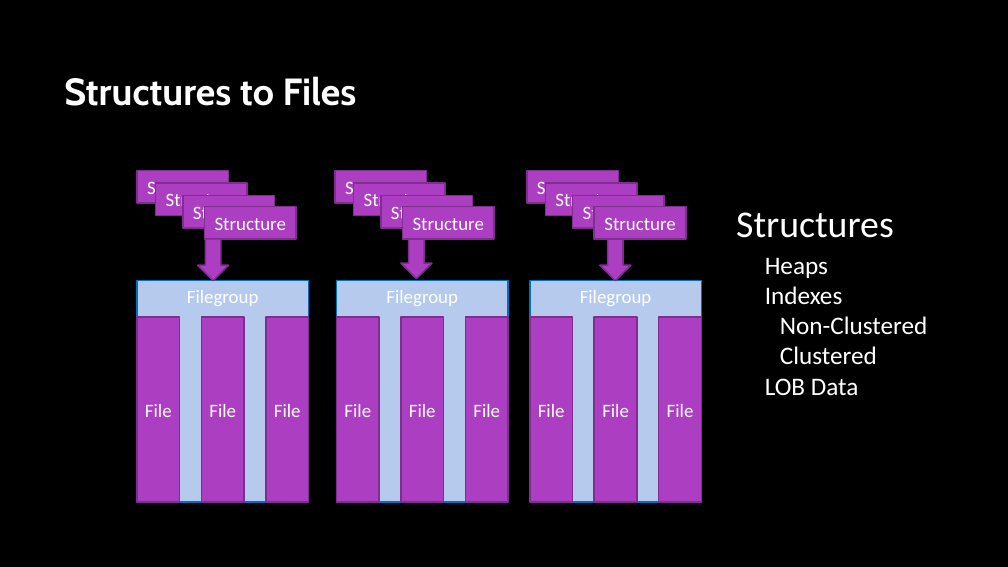
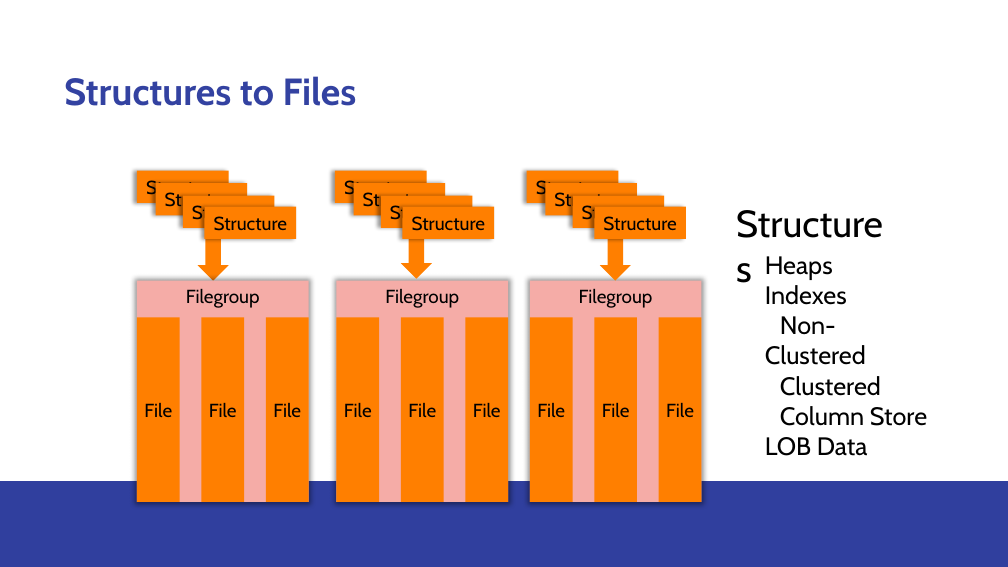
Before and after one commit to sabinio/SQLTraining, a slide deck: slide 9 of Slides/1. Logging.pptx. Drawn at 1008x567 pixels with LibreOffice and Linux fonts; fonts in the diff are those of the drawing; background and template pictures are left out. Boxes give left, top, right and bottom in pixels: in the first picture for what was removed or moved away, otherwise in the second. Text is boxed around its words. In the diff, an @@ line names an element or a change of style, - is before the commit and + after.

```diff
--- a/Slides/1. Logging.pptx
+++ b/Slides/1. Logging.pptx
@@ background picture (left out) to #FFFFFF @@
@@ title "Structures to Files" at bbox=[64, 76, 357, 106]: text colour #FFFFFF to #3342A1 @@
@@ font Calibri to Cabin, text colour #FFFFFF to #000000; fill #AC3EC1 to #FF7F00; outline #7F2E8F 1.5 pt to none; shadow on in 12 elements at bbox=[137, 171, 228, 203], bbox=[156, 183, 247, 216], bbox=[183, 196, 274, 228], bbox=[204, 206, 296, 239], bbox=[335, 171, 426, 203], bbox=[354, 183, 445, 216], bbox=[381, 196, 473, 228], bbox=[402, 206, 494, 239], bbox=[527, 171, 619, 203], bbox=[545, 183, 637, 216], bbox=[572, 196, 664, 228], bbox=[594, 206, 686, 239] @@
@@ text "Structures" at bbox=[729, 196, 904, 250]: font Calibri to Cabin, text colour #FFFFFF to #000000 @@
@@ fill #AC3EC1 to #FF7F00; outline #7F2E8F 1.5 pt to none in 3 elements at bbox=[197, 239, 228, 281], bbox=[401, 237, 432, 278], bbox=[600, 239, 631, 281] @@
@@ text at bbox=[765, 256, 881, 456]: font Calibri to Cabin, text colour #FFFFFF to #000000 in "Heaps", "Indexes", "Non-Clustered", "Clustered" and 1 more places @@
@@ font Calibri to Cabin, text colour #FFFFFF to #000000; fill #B5CAED to #F5ACA7; outline #0070C0 1.5 pt to none; shadow on in 3 elements at bbox=[137, 281, 309, 502], bbox=[337, 281, 508, 502], bbox=[530, 281, 702, 502] @@
@@ font Calibri to Cabin, text colour #FFFFFF to #000000; fill #AC3EC1 to #FF7F00; outline #7F2E8F 1.5 pt to none in 9 elements at bbox=[137, 318, 180, 502], bbox=[201, 318, 244, 502], bbox=[266, 318, 309, 502], bbox=[337, 318, 380, 502], bbox=[401, 318, 444, 502], bbox=[466, 318, 509, 502], bbox=[530, 318, 573, 502], bbox=[594, 318, 637, 502], bbox=[659, 318, 702, 502] @@
@@ text at bbox=[780, 406, 927, 426]: paragraph added @@
+Column Store
@@ rectangle added at bbox=[0, 481, 1008, 567], fill #FFFFFF, outline #FFFFFF 1.5 pt @@
@@ rectangle added at bbox=[0, 481, 1008, 567], fill #303F9E @@
```
Also in this commit, not shown: 41 other slides changed, 23 other files.
